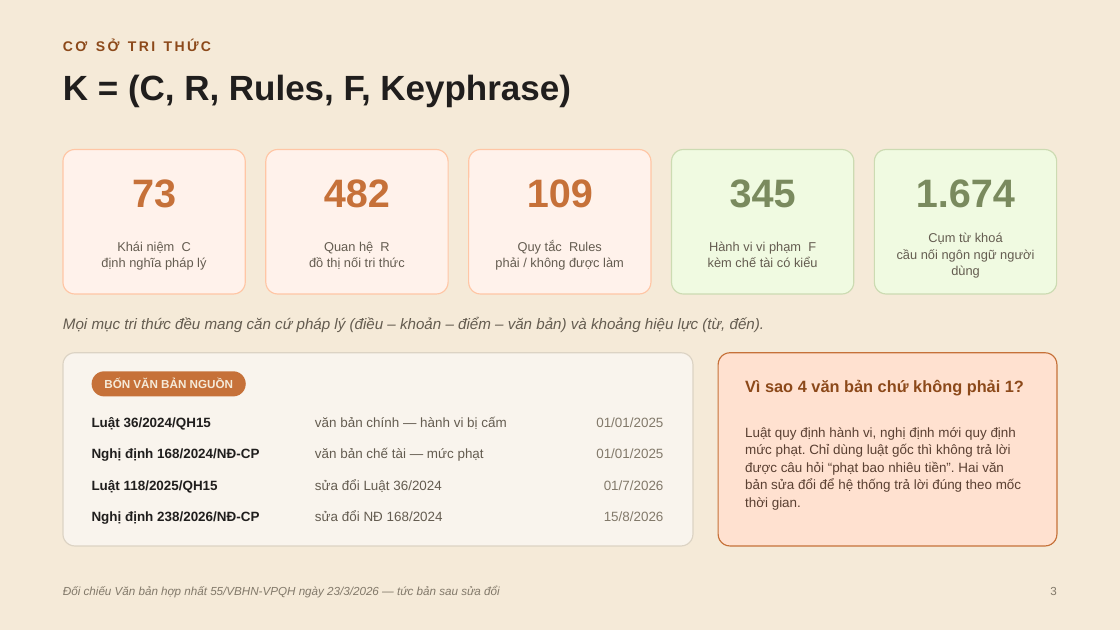
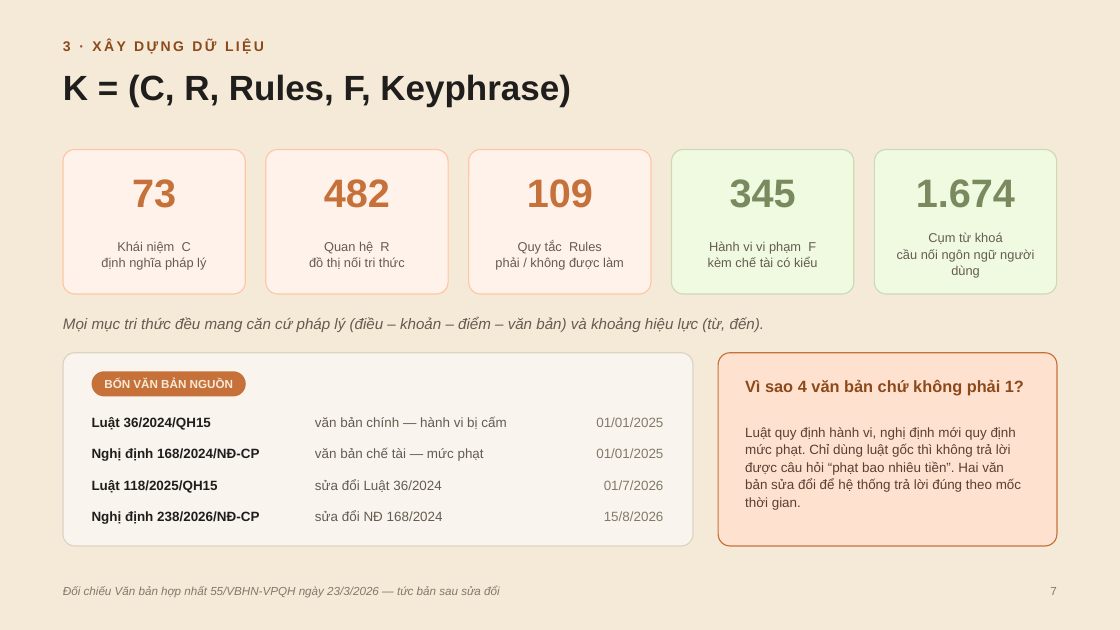
Before and after one commit to minhdang900/uit-traffic-law-lookup-system, a slide deck: slide 7 of docs/Slide_Nhom7_CS106.pptx (slide 3 before the commit). Drawn at 1120x630 pixels with LibreOffice and Linux fonts; fonts in the diff are those of the drawing. Boxes give left, top, right and bottom in pixels: in the first picture for what was removed or moved away, otherwise in the second. Text is boxed around its words. In the diff, an @@ line names an element or a change of style, - is before the commit and + after.

```diff
--- a/docs/Slide_Nhom7_CS106.pptx
+++ b/docs/Slide_Nhom7_CS106.pptx
@@ text at <box>63,40,264,54</box>: text changed @@
-CƠ SỞ TRI THỨC
+3 · XÂY DỰNG DỮ LIỆU
@@ text at <box>1050,587,1056,595</box>: text changed @@
-3
+7
```
Also in this commit, not shown: 9 other slides changed, 10 slides added, 17 other files.
